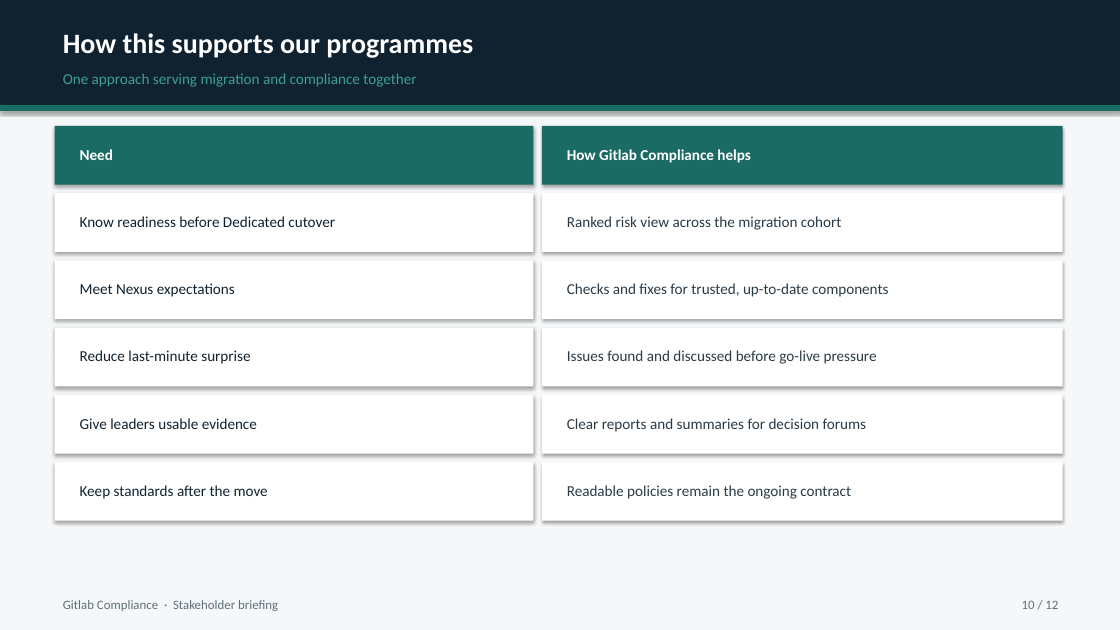
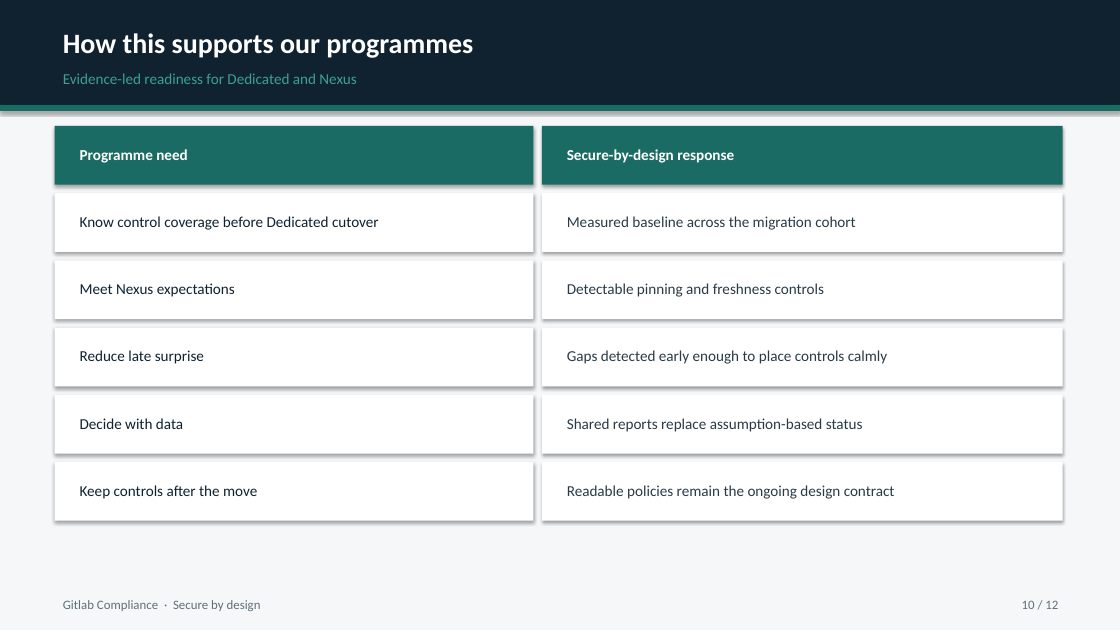
Before and after one commit to MaturityBuilder/gitlab-compliance, a slide deck: slide 10 of docs/presentations/gitlab-compliance-stakeholder-briefing.pptx. Drawn at 1120x630 pixels with LibreOffice and Linux fonts; fonts in the diff are those of the drawing. Boxes give left, top, right and bottom in pixels: in the first picture for what was removed or moved away, otherwise in the second. Text is boxed around its words. In the diff, an @@ line names an element or a change of style, - is before the commit and + after.

```diff
--- a/docs/presentations/gitlab-compliance-stakeholder-briefing.pptx
+++ b/docs/presentations/gitlab-compliance-stakeholder-briefing.pptx
@@ text at (63,73,356,84): text changed @@
-One approach serving migration and compliance together
+Evidence-led readiness for Dedicated and Nexus
@@ text at (80,149,187,163): text changed @@
-Need
+Programme need
@@ text at (567,149,734,163): text changed @@
-How Gitlab Compliance helps
+Secure-by-design response
@@ text at (80,216,379,230): text changed @@
-Know readiness before Dedicated cutover
+Know control coverage before Dedicated cutover
@@ text at (567,216,855,230): text changed @@
-Ranked risk view across the migration cohort
+Measured baseline across the migration cohort
@@ text at (567,283,825,297): text changed @@
-Checks and fixes for trusted, up-to-date components
+Detectable pinning and freshness controls
@@ text at (80,350,204,364): text changed @@
-Reduce last-minute surprise
+Reduce late surprise
@@ text at (567,350,887,364): text changed @@
-Issues found and discussed before go-live pressure
+Gaps detected early enough to place controls calmly
@@ text at (80,418,183,429): text changed @@
-Give leaders usable evidence
+Decide with data
@@ text at (567,418,863,432): text changed @@
-Clear reports and summaries for decision forums
+Shared reports replace assumption-based status
@@ text at (80,485,257,499): text changed @@
-Keep standards after the move
+Keep controls after the move
@@ text at (567,485,895,499): text changed @@
-Readable policies remain the ongoing contract
+Readable policies remain the ongoing design contract
@@ text at (63,600,261,611): text changed @@
-Gitlab Compliance · Stakeholder briefing
+Gitlab Compliance · Secure by design
```
Also in this commit, not shown: 9 other slides changed, 2 slides added, 2 slides removed, 2 other files.
